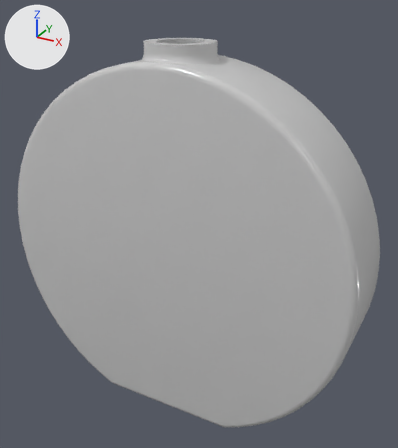
Two versions of the glTF model public/models/orange.glb, one commit apart.
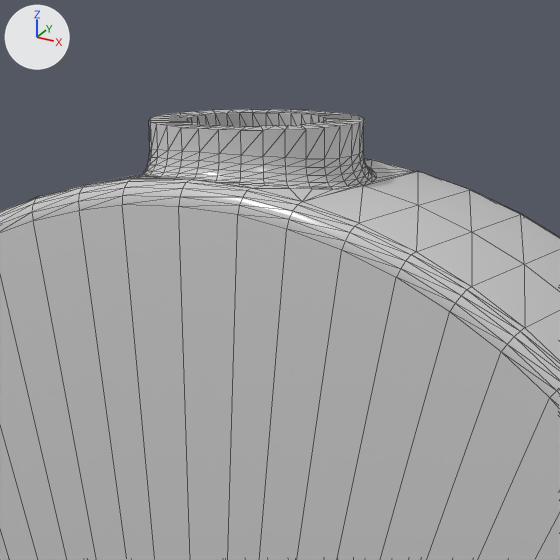
Each version is shown whole from a 50 mm lens placed at (0.05301, -0.01157, 0.01131), pointed at (0.04651, 0.00024, 0.0054), then close up on the part from 23% to 72% of the width and 0% to 43% of the height. The lights are fixed; the arrows at upper left show +X, +Y and +Z. The close-ups show mesh edges as thin lines. Where no turn or scale is listed for an object, it has been applied to the vertices. Vertices at the same position are counted once.

The older version as bpy lines, for what is in view:
```python
me_mesh_0 = bpy.data.meshes.new('Mesh_0')
me_mesh_0.from_pydata(...)  # 1426 vertices, 2848 faces; spans x 0.0412..0.05111, y -0.00117..0.00117, z 0.00015..0.01005
me_mesh_0.materials.append(mat_nirvana)  # light grey #cdcdcd
ob_perfume_bottle_11_cylinder_016 = bpy.data.objects.new('Perfume_bottle_11_Cylinder.016', me_mesh_0)
ob_perfume_bottle_11_cylinder_016.location = (0.0, 0.0, 0.0)
```
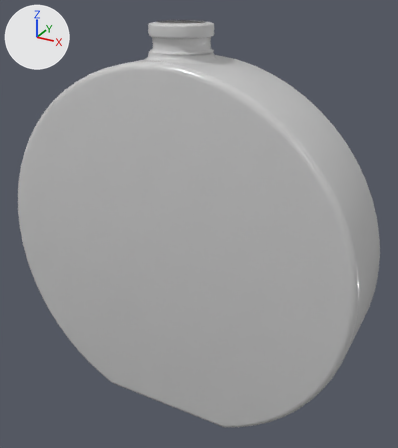
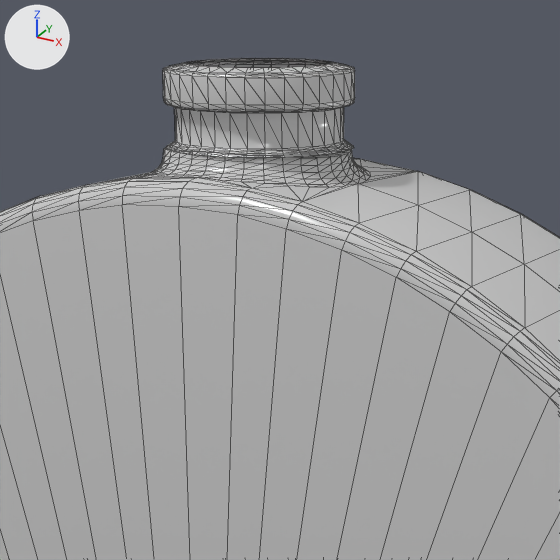
The newer file is also rescaled (x71.71), turned or shifted as a whole; pictures and numbers use the older file's frame.

Pixel boxes [x1, y1, x2, y2] of what changed, in the close-ups (560 x 560 px; the box of a moved part takes in the faces that stretch with it):
'Perfume_bottle_11_Cylinder.016', reshaped: before [0, 109, 560, 560]; after [0, 58, 560, 560]
part 1 of me_mesh_0, added: after [163, 58, 355, 158]
part 2 of me_mesh_0, moved or reshaped: before [93, 109, 419, 223]; after [93, 148, 418, 223]

Edits to the bpy script that builds the scene:
```text
Change me_mesh_0:
    used by ob_perfume_bottle_11_cylinder_016; location = (0.0, 0.0, 0.0)
    remove me_mesh_0.from_pydata(...)  # 1426 vertices, 2848 faces; spans x 0.0412..0.05111, y -0.00117..0.00117, z 0.00015..0.01005
    add me_mesh_0.from_pydata(...)  # 1874 vertices, 3646 faces; spans x 0.0412..0.05111, y -0.00117..0.00117, z 0.00015..0.01047
    me_mesh_0 part 1: a new loose piece of 480 vertices spanning x 0.04542..0.04694, y -0.00076..0.00076, z 0.00983..0.01047, in mat_nirvana (light grey #cdcdcd)
    me_mesh_0 part 2: 269 vertices moved from x 0.04519..0.04712, y -0.00106..0.00117, z 0.00949..0.00987 to x 0.04524..0.04707, y -0.00103..0.00116, z 0.00949..0.00986; 100 vertices removed from x 0.0453..0.04701, y -0.00086..0.00086, z 0.0098..0.01005; 68 vertices added at x 0.0454..0.04691, y -0.00074..0.00077, z 0.0098..0.00987
```
